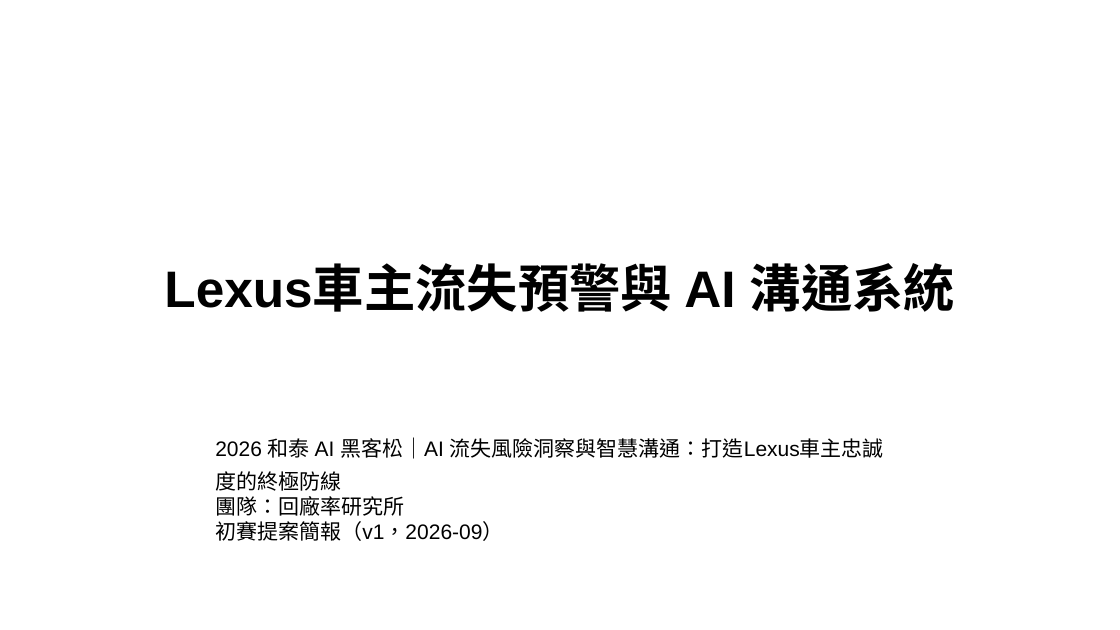
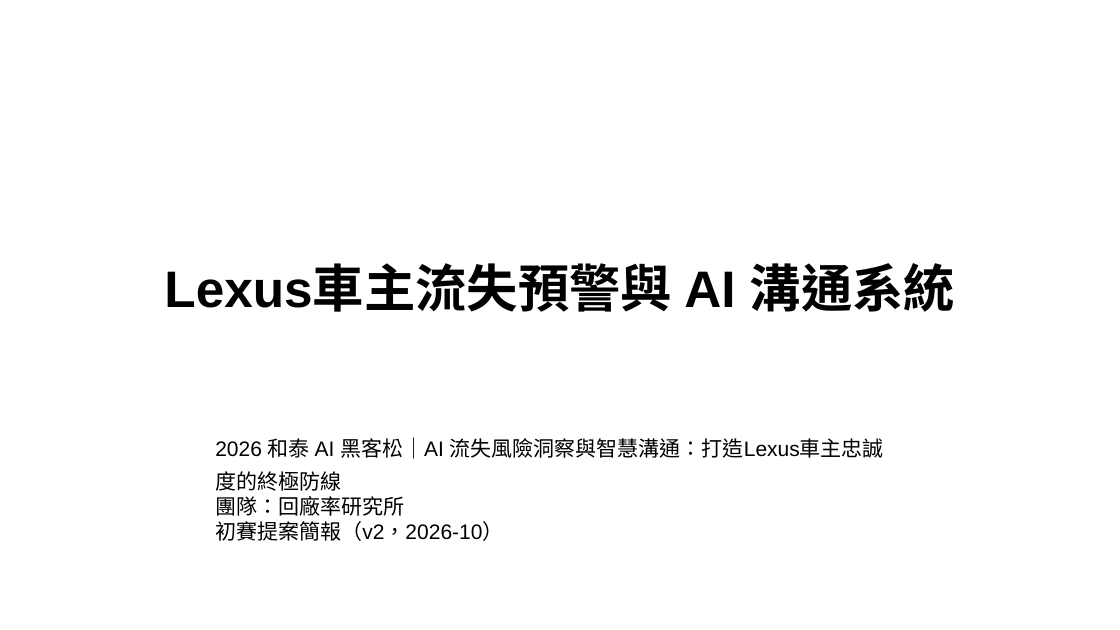
Before and after one commit to xxx789666/hotai-ai-hackathon-lexus, a slide deck: slide 1 of deck/初賽簡報_v0.pptx. Drawn at 1120x630 pixels with LibreOffice and Linux fonts; fonts in the diff are those of the drawing. Boxes give left, top, right and bottom in pixels: in the first picture for what was removed or moved away, otherwise in the second. Text is boxed around its words. In the diff, an @@ line names an element or a change of style, - is before the commit and + after.

```diff
--- a/deck/初賽簡報_v0.pptx
+++ b/deck/初賽簡報_v0.pptx
@@ text at <box>215,521,503,541</box>: text changed @@
-初賽提案簡報（v1，2026-09）
+初賽提案簡報（v2，2026-10）
```
Also in this commit, not shown: 19 other slides changed, 2 slides added, 33 other files.
